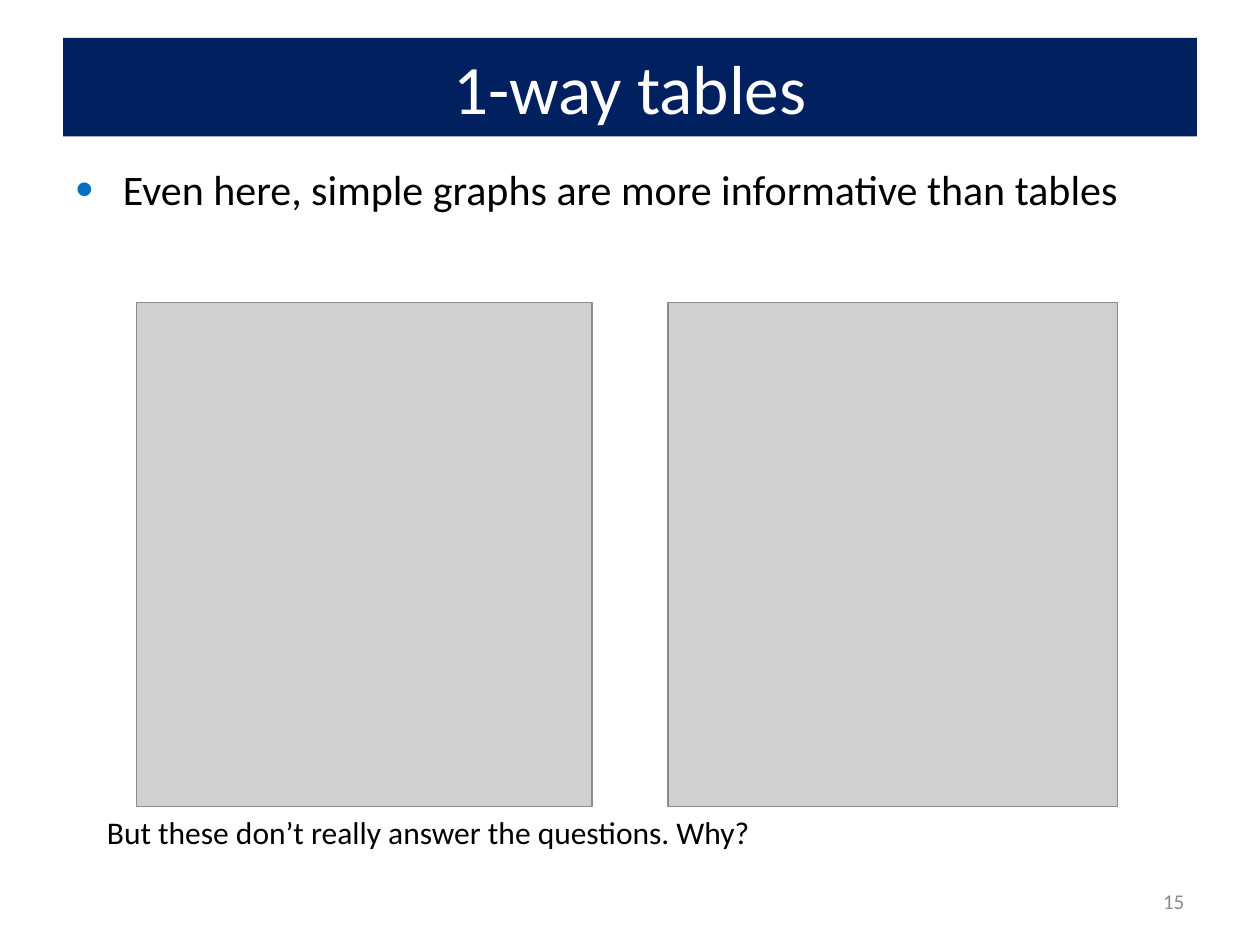
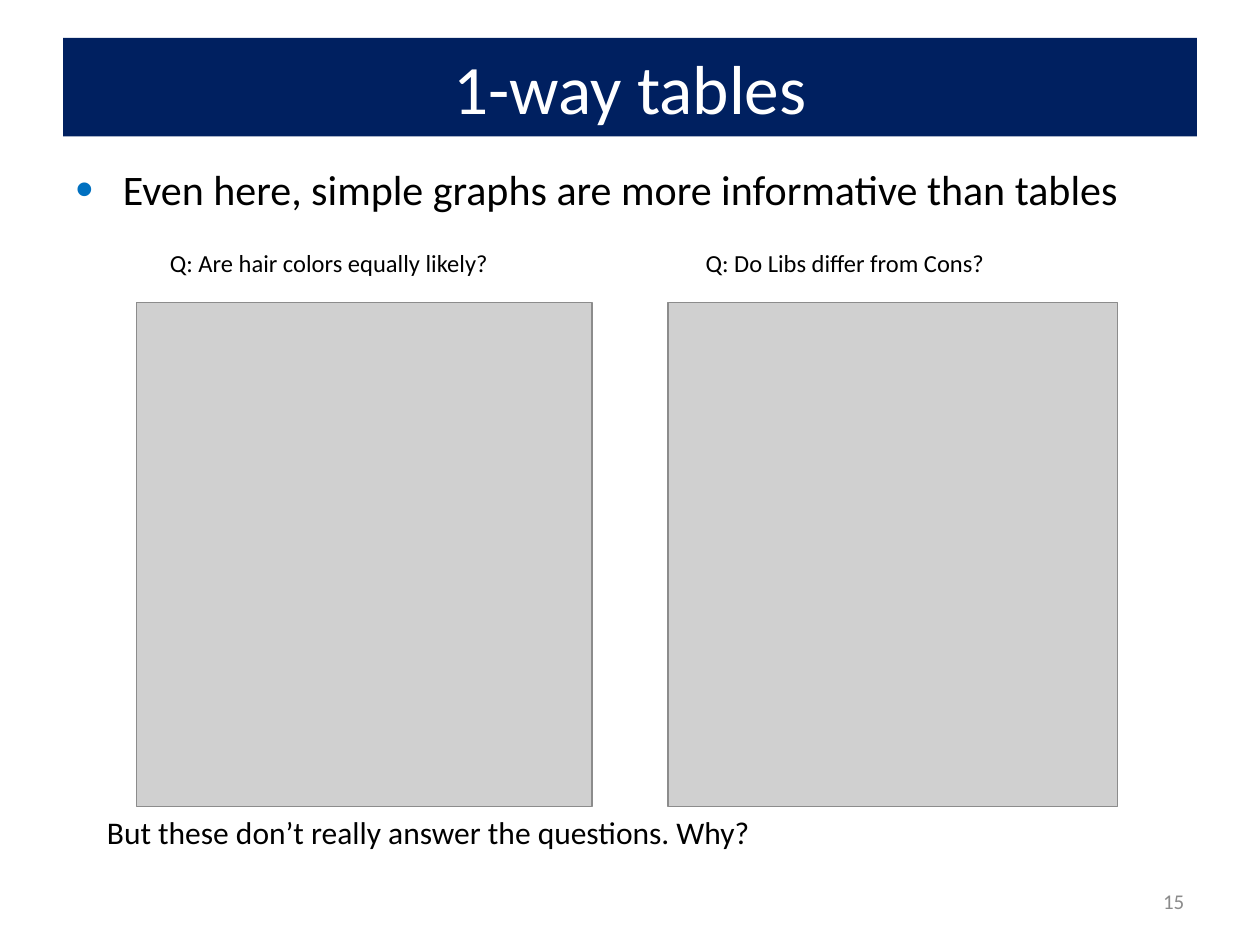
Before and after one commit to friendly/psy6136, a slide deck: slide 15 of docs/lectures/01-Overview.pptx. Drawn at 1260x945 pixels with LibreOffice and Linux fonts; fonts in the diff are those of the drawing; grey boxes stand for pictures. Boxes give left, top, right and bottom in pixels: in the first picture for what was removed or moved away, otherwise in the second. Text is boxed around its words. In the diff, an @@ line names an element or a change of style, - is before the commit and + after.

```diff
--- a/docs/lectures/01-Overview.pptx
+++ b/docs/lectures/01-Overview.pptx
@@ text added at (170,255,488,276), 14 pt, text #000000 @@
+Q: Are hair colors equally likely?
@@ text added at (706,255,984,276), 14 pt, text #000000 @@
+Q: Do Libs differ from Cons?
```
Also in this commit, not shown: 22 other slides changed, 2 slides added, 16 other files.
